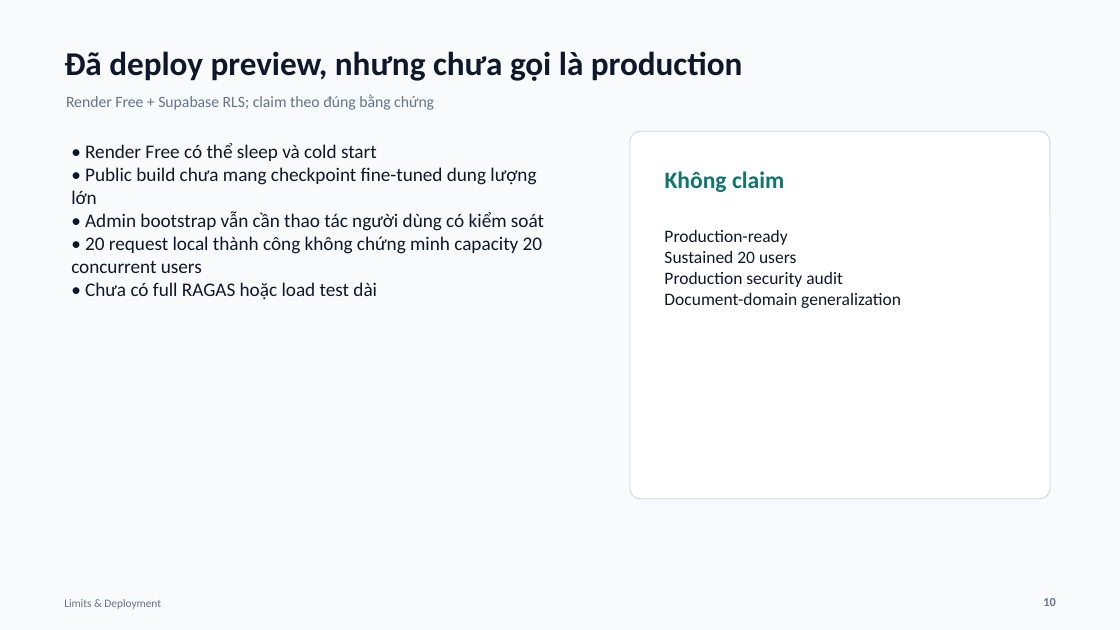
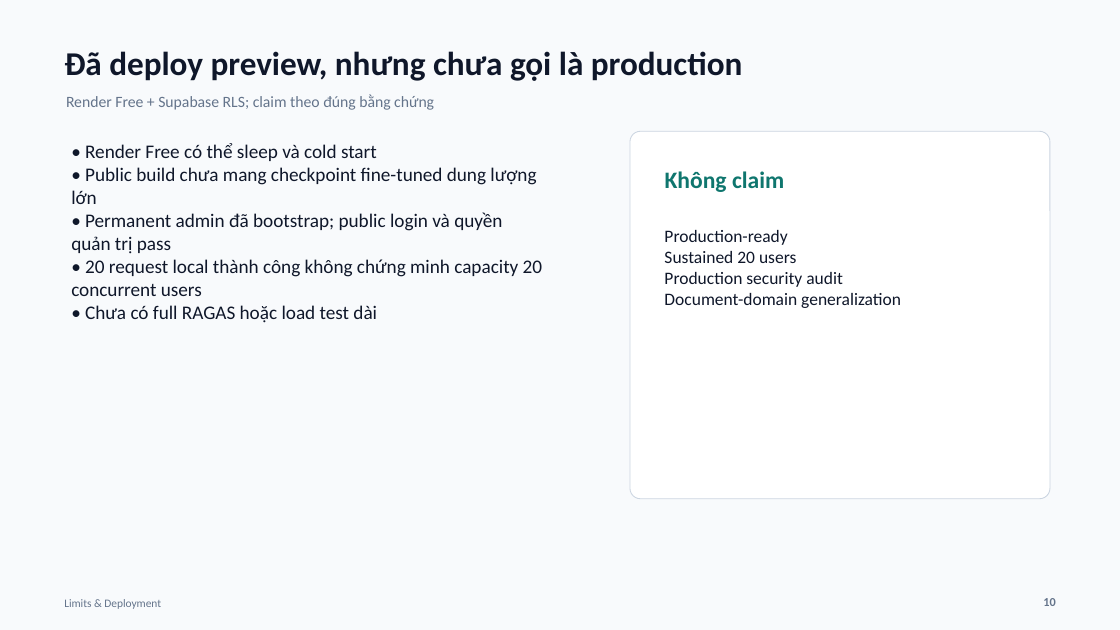
Before and after one commit to Phantom-1023/Hybrid-Chunking-for-Vietnamese-Enterprise-RAG, a slide deck: slide 10 of CAPSTONE_OS/04_OUTPUT/slides/RAG_ENTERPRISE_FINAL_DEFENSE.pptx. Drawn at 1120x630 pixels with LibreOffice and Linux fonts; fonts in the diff are those of the drawing. Boxes give left, top, right and bottom in pixels: in the first picture for what was removed or moved away, otherwise in the second. Text is boxed around its words. In the diff, an @@ line names an element or a change of style, - is before the commit and + after.

Commit message:
docs(release): verify permanent admin and close handoff

```diff
--- a/CAPSTONE_OS/04_OUTPUT/slides/RAG_ENTERPRISE_FINAL_DEFENSE.pptx
+++ b/CAPSTONE_OS/04_OUTPUT/slides/RAG_ENTERPRISE_FINAL_DEFENSE.pptx
@@ text at (x1=71, y1=212, x2=502, y2=254): text changed @@
-• Admin bootstrap vẫn cần thao tác người dùng có kiểm soát
+• Permanent admin đã bootstrap; public login và quyền quản trị pass
```
Also in this commit, not shown: 11 other files.
